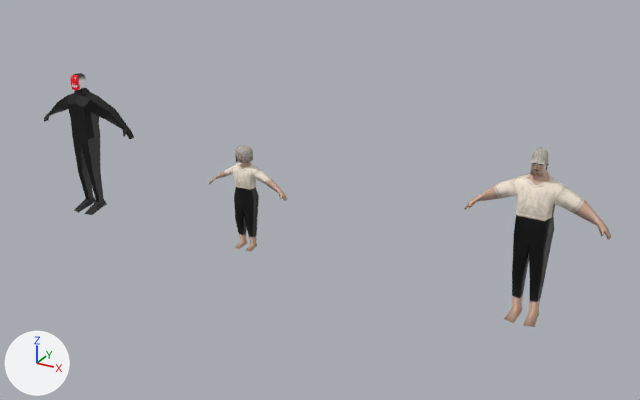
A saved change to the FBX model Assets/GameElements/NPCs/LowPolyNPCs.fbx.
Rendered twice from a 50 mm lens placed at (5.84, -8.65, 5.22), pointed at (0.98, 0.17, 0.8). The lights are fixed; the arrows at lower left show +X, +Y and +Z.

The first picture shows 'FishermanMesh', 'LowerPolyManMesh', 'VictorianGirlMesh'.
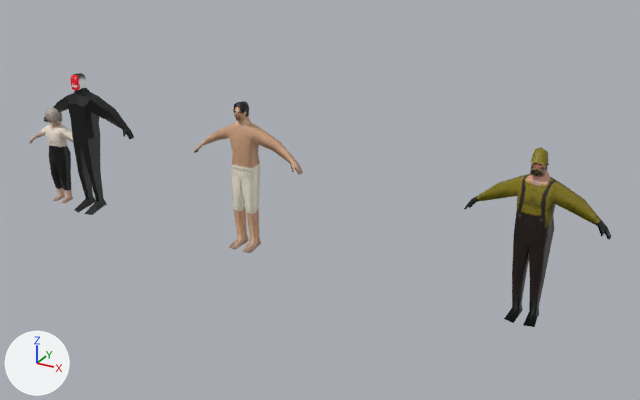
Edits to the scene script, one JSON object a line:
```json
{"op": "add", "block": "img_johnalbedo_png", "code": ["img_johnalbedo_png = load_image('JohnAlbedo.png', 'John/JohnAlbedo.png', 256, 256, 'sRGB')"]}
{"op": "add", "block": "img_greggalbedo_png", "code": ["img_greggalbedo_png = load_image('GreggAlbedo.png', 'Gregg/GreggAlbedo.png', 256, 256, 'sRGB')"]}
{"op": "set", "path": "mat_johnmat.texture", "old": "img_alisonalbedo_png", "new": "img_johnalbedo_png", "note": "with its transparency"}
{"op": "add", "block": "mat_gregg", "code": ["mat_gregg = principled_material('Gregg')", "mat_gregg.texture = img_greggalbedo_png  # with its transparency"]}
{"op": "add", "block": "me_cube_007", "code": ["me_cube_007 = bpy.data.meshes.new('Cube.007')", "me_cube_007.from_pydata(...)  # 132 vertices, 126 faces; spans x -0.8..0.8, y -0.22..0.11, z 0.03..1.98", "me_cube_007.materials.append(mat_gregg)  # picture img_greggalbedo_png"]}
{"op": "set", "path": "ob_victoriangirlmesh.location", "old": "(0.0, 0.0, 0.0)", "new": "(-3.191, 0.0, 0.0)"}
{"op": "add", "block": "ob_drowningguymesh", "code": ["ob_drowningguymesh = bpy.data.objects.new('DrowningGuyMesh', me_cube_007)", "ob_drowningguymesh.location = (0.0, 0.0, 0.0)"]}
```

Location of each change, (x1, y1, x2, y2) in pixels of the pictures (640 x 400 px):
```json
{"object": "FishermanMesh", "change": "surface changed", "before": [464, 147, 611, 327], "after": [464, 147, 611, 327]}
{"object": "DrowningGuyMesh", "change": "added", "after": [194, 101, 303, 253]}
{"object": "VictorianGirlMesh", "change": "moved", "before": [209, 145, 287, 252], "after": [30, 108, 73, 203]}
```
